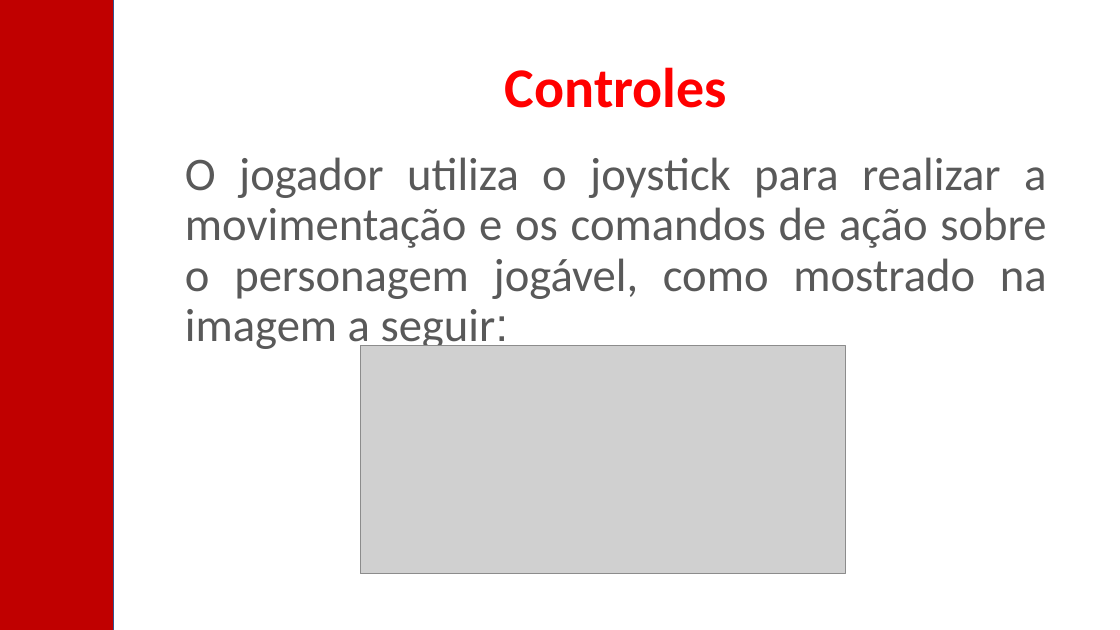
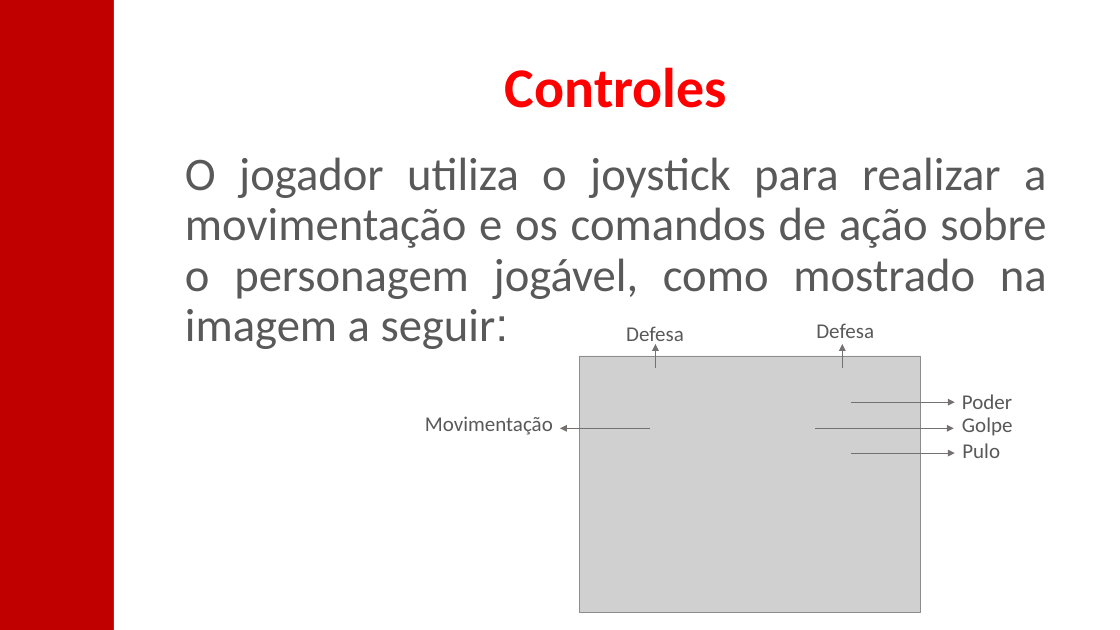
Before and after one commit to pomerwe/UNA_Fighters, a slide deck: slide 9 of UNA_Fighters/UNA FIGHTERS - Apresentação.pptx (slide 7 before the commit). Drawn at 1120x630 pixels with LibreOffice and Linux fonts; fonts in the diff are those of the drawing; grey boxes stand for pictures. Boxes give left, top, right and bottom in pixels: in the first picture for what was removed or moved away, otherwise in the second. Text is boxed around its words. In the diff, an @@ line names an element or a change of style, - is before the commit and + after.

```diff
--- a/UNA_Fighters/UNA FIGHTERS - Apresentação.pptx
+++ b/UNA_Fighters/UNA FIGHTERS - Apresentação.pptx
@@ text added at (626, 326, 684, 347), 18 pt, text #595959 @@
+Defesa
@@ text added at (816, 323, 874, 345), 18 pt, text #595959 @@
+Defesa
@@ picture removed at (360, 346, 845, 574) @@
@@ picture added at (580, 356, 922, 613) @@
@@ arrow added from (655, 368) to (655, 344), #767171 0.5 pt @@
@@ arrow added from (843, 368) to (843, 344), #767171 0.5 pt @@
@@ text added at (425, 416, 553, 435), 18 pt, text #595959 @@
+Movimentação
@@ arrow added from (851, 402) to (955, 402), #767171 0.5 pt @@
@@ text added at (962, 394, 1012, 409), 18 pt, text #595959 @@
+Poder
@@ text added at (962, 417, 1013, 436), 18 pt, text #595959 @@
+Golpe
@@ arrow added from (649, 429) to (560, 429), #767171 0.5 pt @@
@@ arrow added from (815, 429) to (954, 429), #767171 0.5 pt @@
@@ text added at (962, 443, 1000, 458), 18 pt, text #595959 @@
+Pulo
@@ arrow added from (851, 453) to (955, 453), #767171 0.5 pt @@
```
Also in this commit, not shown: 3 other slides changed, 2 slides added.
